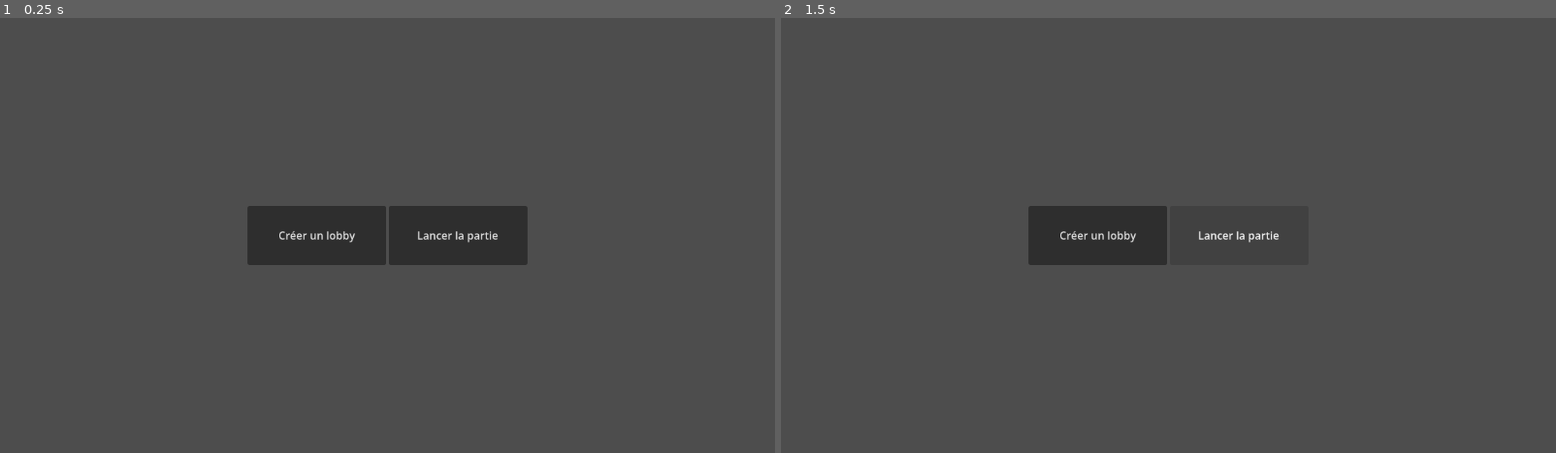
Above: before the commit, frames 1-2 (left to right).
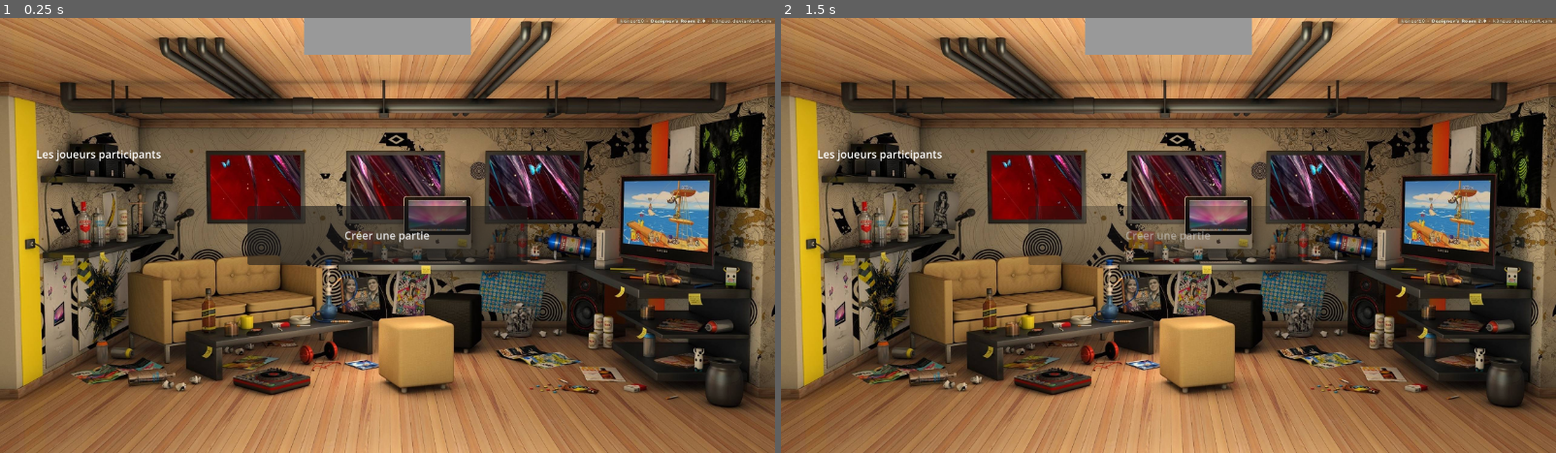
Above: after the commit, the same moments.

Repository: NyHaja/Minivilles
Game: Godot game, scene res://Lobby/Lobby.tscn
Two runs of this game, one before a commit and one after it. Both use one fixed random seed, a clock stepped at 60 frames per second and the inputs below. Before the commit the project starts from res://Lobby/CreateLobby.tscn.
Inputs (mouse positions are in pixels of both pictures, inside the frame that each line leads up to):
- Up to frame 1 (0.25 s): no input
- Up to frame 2 (1.5 s): click (1098, 235) at 0.5 s, where only the run before the commit has a clickable "Créer un lobby"; click (1238, 235) at 1.25 s, where only the run before the commit has a clickable "Lancer la partie"

The runs differ from the first frame. In frame 1, 93% of the frame differs, in the area x 0-100%, y 0-100%; in frame 2, 94%.

Commit message:
Script pour rejoindre un lobby avec une interface pour le test

Diff:
--- a/client/Lobby/CreateLobby.tscn
+++ /dev/null
@@ -1,44 +0,0 @@
-[gd_scene format=3 uid="uid://cwbegnjp7or2k"]
-
-[ext_resource type="Script" uid="uid://b4r2tl07k3wmq" path="res://Lobby/create_lobby.gd" id="1_3sipx"]
-[ext_resource type="Script" uid="uid://capsexgjolf2s" path="res://Lobby/lobby_handler.gd" id="2_jxemi"]
-
-[node name="CreateLobby" type="Control" unique_id=1509636319]
-layout_mode = 3
-anchors_preset = 15
-anchor_right = 1.0
-anchor_bottom = 1.0
-grow_horizontal = 2
-grow_vertical = 2
-script = ExtResource("1_3sipx")
-
-[node name="LobbyHandler" type="Node" parent="." unique_id=1315000443]
-script = ExtResource("2_jxemi")
-
-[node name="HBoxContainer" type="HBoxContainer" parent="." unique_id=833204464]
-physics_interpolation_mode = 0
-layout_mode = 1
-anchors_preset = 8
-anchor_left = 0.5
-anchor_top = 0.5
-anchor_right = 0.5
-anchor_bottom = 0.5
-offset_left = -208.0
-offset_top = -44.0
-offset_right = 208.0
-offset_bottom = 44.0
-grow_horizontal = 2
-grow_vertical = 2
-
-[node name="Button" type="Button" parent="HBoxContainer" unique_id=1942461313]
-layout_mode = 2
-size_flags_horizontal = 3
-text = "Créer un lobby"
-
-[node name="Button2" type="Button" parent="HBoxContainer" unique_id=1090885007]
-layout_mode = 2
-size_flags_horizontal = 3
-text = "Lancer la partie"
-
-[connection signal="pressed" from="HBoxContainer/Button" to="." method="_on_btn_creer_lobby_pressend"]
-[connection signal="pressed" from="HBoxContainer/Button2" to="." method="_on_btn_lancer_pressed"]
--- /dev/null
+++ b/client/Lobby/JoinLobby.tscn
@@ -0,0 +1,82 @@
+[gd_scene format=3 uid="uid://cntghkq123mhl"]
+
+[ext_resource type="Script" uid="uid://bgx2imxhnmx27" path="res://Lobby/join_lobby.gd" id="1_w2p64"]
+[ext_resource type="Script" uid="uid://capsexgjolf2s" path="res://Lobby/lobby_handler.gd" id="2_w2p64"]
+[ext_resource type="Texture2D" uid="uid://bdbipddem7pli" path="res://1027254.jpg" id="3_w2p64"]
+
+[node name="JoinLobby" type="Control" unique_id=1509636319]
+layout_mode = 3
+anchors_preset = 15
+anchor_right = 1.0
+anchor_bottom = 1.0
+grow_horizontal = 2
+grow_vertical = 2
+script = ExtResource("1_w2p64")
+
+[node name="LobbyHandler" type="Node" parent="." unique_id=1315000443]
+script = ExtResource("2_w2p64")
+
+[node name="TextureRect" type="TextureRect" parent="." unique_id=4052418]
+layout_mode = 1
+anchors_preset = 15
+anchor_right = 1.0
+anchor_bottom = 1.0
+grow_horizontal = 2
+grow_vertical = 2
+texture = ExtResource("3_w2p64")
+expand_mode = 1
+
+[node name="LineEdit" type="LineEdit" parent="." unique_id=1506851885]
+layout_mode = 1
+anchors_preset = 5
+anchor_left = 0.5
+anchor_right = 0.5
+offset_left = -169.0
+offset_top = 83.0
+offset_right = 157.0
+offset_bottom = 182.0
+grow_horizontal = 2
+theme_override_font_sizes/font_size = 30
+placeholder_text = "Entrer le code"
+alignment = 1
+
+[node name="HBoxContainer" type="HBoxContainer" parent="." unique_id=833204464]
+physics_interpolation_mode = 0
+layout_mode = 1
+anchors_preset = 8
+anchor_left = 0.5
+anchor_top = 0.5
+anchor_right = 0.5
+anchor_bottom = 0.5
+offset_left = -208.0
+offset_top = -44.0
+offset_right = 208.0
+offset_bottom = 44.0
+grow_horizontal = 2
+grow_vertical = 2
+
+[node name="retour" type="Button" parent="HBoxContainer" unique_id=1942461313]
+layout_mode = 2
+size_flags_horizontal = 3
+text = "Retour écran d'acceuil"
+
+[node name="rejoindre" type="Button" parent="HBoxContainer" unique_id=1090885007]
+layout_mode = 2
+size_flags_horizontal = 3
+text = "Rejoindre une Partie"
+
+[node name="Label" type="Label" parent="." unique_id=291120639]
+layout_mode = 1
+anchors_preset = 5
+anchor_left = 0.5
+anchor_right = 0.5
+offset_left = -20.0
+offset_right = 20.0
+offset_bottom = 23.0
+grow_horizontal = 2
+theme_override_colors/font_color = Color(0.0627451, 0.1882353, 1, 1)
+theme_override_font_sizes/font_size = 25
+text = "Rejoindre une partie"
+
+[connection signal="pressed" from="HBoxContainer/retour" to="." method="_on_btn_retour_pressed"]
+[connection signal="pressed" from="HBoxContainer/rejoindre" to="." method="_on_btn_rejoindre_pressed"]
--- /dev/null
+++ b/client/Lobby/Lobby.tscn
@@ -0,0 +1,96 @@
+[gd_scene format=3 uid="uid://cwbegnjp7or2k"]
+
+[ext_resource type="Script" uid="uid://b4r2tl07k3wmq" path="res://Lobby/lobby.gd" id="1_6tm10"]
+[ext_resource type="Script" uid="uid://capsexgjolf2s" path="res://Lobby/lobby_handler.gd" id="2_jxemi"]
+[ext_resource type="Texture2D" uid="uid://cat5pu0nqhc7r" path="res://oYYBAFOzrWeAAqDAAAa7YKTPsTU699.jpg" id="3_6tm10"]
+
+[sub_resource type="StyleBoxFlat" id="StyleBoxFlat_6tm10"]
+
+[sub_resource type="LabelSettings" id="LabelSettings_6tm10"]
+font_size = 40
+outline_size = 8
+outline_color = Color(0, 0, 0, 1)
+
+[node name="Lobby" type="Control" unique_id=1509636319]
+layout_mode = 3
+anchors_preset = 15
+anchor_right = 1.0
+anchor_bottom = 1.0
+grow_horizontal = 2
+grow_vertical = 2
+script = ExtResource("1_6tm10")
+
+[node name="LobbyHandler" type="Node" parent="." unique_id=1315000443]
+script = ExtResource("2_jxemi")
+
+[node name="TextureRect" type="TextureRect" parent="." unique_id=4052418]
+layout_mode = 1
+anchors_preset = 15
+anchor_right = 1.0
+anchor_bottom = 1.0
+grow_horizontal = 2
+grow_vertical = 2
+texture = ExtResource("3_6tm10")
+expand_mode = 1
+
+[node name="LabelCode" type="Label" parent="." unique_id=291120639]
+layout_mode = 1
+anchors_preset = 5
+anchor_left = 0.5
+anchor_right = 0.5
+offset_left = -124.0
+offset_right = 124.0
+offset_bottom = 35.0
+grow_horizontal = 2
+theme_override_colors/font_color = Color(0.0627451, 0.1882353, 1, 1)
+theme_override_font_sizes/font_size = 25
+theme_override_styles/normal = SubResource("StyleBoxFlat_6tm10")
+label_settings = SubResource("LabelSettings_6tm10")
+horizontal_alignment = 1
+
+[node name="ListeJoueurs" type="VBoxContainer" parent="." unique_id=594850943]
+layout_mode = 0
+offset_left = 54.0
+offset_top = 191.0
+offset_right = 240.0
+offset_bottom = 218.0
+
+[node name="Label" type="Label" parent="ListeJoueurs" unique_id=1612891009]
+layout_mode = 2
+text = "Les joueurs participants"
+horizontal_alignment = 1
+
+[node name="PanelContainer" type="PanelContainer" parent="ListeJoueurs" unique_id=152157411]
+layout_mode = 2
+size_flags_vertical = 3
+
+[node name="ListeJoueurs1" type="VBoxContainer" parent="ListeJoueurs/PanelContainer" unique_id=1552618237]
+layout_mode = 2
+
+[node name="HBoxContainer" type="HBoxContainer" parent="." unique_id=833204464]
+physics_interpolation_mode = 0
+layout_mode = 1
+anchors_preset = 8
+anchor_left = 0.5
+anchor_top = 0.5
+anchor_right = 0.5
+anchor_bottom = 0.5
+offset_left = -208.0
+offset_top = -44.0
+offset_right = 208.0
+offset_bottom = 44.0
+grow_horizontal = 2
+grow_vertical = 2
+
+[node name="creer" type="Button" parent="HBoxContainer" unique_id=1942461313]
+layout_mode = 2
+size_flags_horizontal = 3
+text = "Créer une partie"
+
+[node name="lancer" type="Button" parent="HBoxContainer" unique_id=1090885007]
+layout_mode = 2
+size_flags_horizontal = 3
+text = "Lancer la Partie"
+
+[connection signal="pressed" from="HBoxContainer/creer" to="." method="_on_btn_creer_lobby_pressed"]
+[connection signal="pressed" from="HBoxContainer/lancer" to="." method="_on_btn_lancer_pressed"]
--- a/client/Lobby/create_lobby.gd
+++ /dev/null
@@ -1,32 +0,0 @@
-extends Control
-
-
-# Called when the node enters the scene tree for the first time.
-func _ready() -> void:
-	NetworkManager.message_recu.connect(_on_message)
-	NetworkManager.connecte.connect(_on_connecte)
-
-
-# Called every frame. 'delta' is the elapsed time since the previous frame.
-func _on_connecte():
-	NetworkManager.envoyer({
-		"action": "authentification",
-		"email": "hajar@gmail.Com",
-		"password": "mdp"
-	})
-
-# Bouton pour créer un lobby
-func _on_btn_creer_lobby_pressend():
-	$LobbyHandler.creer_lobby("Partie Test", 4, false)
-
-# Bouton pour lancer la partie
-func _on_btn_lancer_pressed():
-	$LobbyHandler.lancer_partie()
-
-func _on_message(data: Dictionary):
-	match data.get("action_reply", ""):
-		"authentification":
-			if data.get("status") == "success":
-				print("[TEST] Login OK - joueur : ", data.get("played_id"))
-			else:
-				print("TEST Login échoué : ", data.get("message"))
--- /dev/null
+++ b/client/Lobby/join_lobby.gd
@@ -0,0 +1,47 @@
+extends Control
+
+
+# Called when the node enters the scene tree for the first time.
+func _ready() -> void:
+	NetworkManager.message_recu.connect(_on_message)
+	NetworkManager.connecte.connect(_on_connecte)
+
+func _on_connecte():
+	NetworkManager.envoyer({
+		"action": "authentification",
+		"email": "testlobby@test.com",
+		"password": "test1234"
+	})
+
+func _on_btn_rejoindre_pressed():
+	var code = $LineEdit.text.strip_edges().to_upper()
+
+	if code.length() != 6:
+		print("[JoinLobby] Code invalide - doit faire 6 caractères")
+		return
+
+	$LobbyHandler.rejoindre_lobby(code)
+
+func _on_btn_retour_pressed():
+	get_tree().change_scene_to_file("res://main_client.tscn")
+
+# Called every frame. 'delta' is the elapsed time since the previous frame.
+func _on_message(data: Dictionary):
+	match  data.get("type", ""):
+		"lobby_mis_a_jour":
+			_on_lobby_rejoint(data)
+		"game_demarre":
+			get_tree().change_scene_to_file("res://main_client.tscn")
+
+	# Erreur
+	if data.get("action_reply") == "join_lobby" and data.get("status") == "error":
+		var message = data.get("message", "Erreur inconnue")
+		print("[JoinLobby] Erreur : ", message)
+
+func _on_lobby_rejoint(data: Dictionary):
+	var d = data.get("data", {})
+	var joueur = d.get("joueur", [])
+	print("[JoinLobby] Lobby rejoint ! Joueurs : ", joueur)
+	# TODO : affiche la liste des joueurs dans l'UI
+	# TODO  : change de scène vers la salle d'attente
+	get_tree().change_scene_to_file("res://Lobby/Lobby.tscn")
--- /dev/null
+++ b/client/Lobby/lobby.gd
@@ -0,0 +1,63 @@
+extends Control
+
+
+# Called when the node enters the scene tree for the first time.
+func _ready():
+	NetworkManager.message_recu.connect(_on_message)
+	NetworkManager.connecte.connect(_on_connecte)
+	# ------------ signal ----------------------------
+	$LobbyHandler.joueur_mis_a_jour.connect(_on_joueurs_mis_a_jour)
+	$LobbyHandler.lobby_creer_signal.connect(_on_lobby_cree)
+	# ------------------------------------------------
+	#affiche le code du lobby
+	$HBoxContainer/lancer.visible = $LobbyHandler.is_host()
+
+	var lobby_id = $LobbyHandler.get_lobby_id()
+	if lobby_id != "":
+		$LabelCode.text = lobby_id
+		_rafraichir_liste($LobbyHandler.get_joueurs())
+
+	$HBoxContainer/lancer.visible = $LobbyHandler.is_host()
+
+func _on_lobby_cree(lobby_id: String):
+	$LabelCode.text = lobby_id
+	$HBoxContainer/creer.disabled = false
+	# Afficher le host dans la liste imédiatement
+	_rafraichir_liste($LobbyHandler.get_joueurs())
+
+# Called every frame. 'delta' is the elapsed time since the previous frame.
+func _on_connecte():
+	NetworkManager.envoyer({
+		"action": "authentification",
+		"email": "hajar@gmail.Com",
+		"password": "mdp"
+	})
+
+# Bouton pour créer un lobby
+func _on_btn_creer_lobby_pressed():
+	$HBoxContainer/creer.disabled = true  # éviter les doubles clics
+	$LobbyHandler.creer_lobby("Partie", 4, false)
+
+# Bouton pour lancer la partie
+func _on_btn_lancer_pressed():
+	$LobbyHandler.lancer_partie()
+
+func _on_message(data: Dictionary):
+	match data.get("action_reply", ""):
+		"authentification":
+			if data.get("status") == "success":
+				print("[TEST] Login OK - joueur : ", data.get("played_id"))
+			else:
+				print("TEST Login échoué : ", data.get("message"))
+
+func _on_joueurs_mis_a_jour(joueurs :Array):
+	_rafraichir_liste(joueurs)
+
+func _rafraichir_liste(joueurs: Array):
+	for enfant in $ListeJoueurs/PanelContainer/ListeJoueurs1.get_children():
+		enfant.queue_free()
+
+	for joueur in joueurs:
+		var label = Label.new()
+		label.text = "Joueur : "+ str(joueur)
+		$ListeJoueurs/PanelContainer/ListeJoueurs1.add_child(label)
--- a/client/Lobby/lobby_handler.gd
+++ b/client/Lobby/lobby_handler.gd
@@ -1,4 +1,7 @@
 extends Node
+
+signal joueur_mis_a_jour(joueurs: Array)
+signal lobby_creer_signal(lobby_id: String)
 
 # ----------------------------------------------------------------
 # VARIABLES
@@ -67,9 +70,11 @@
 	if not est_host:
 		print("[LobbyHandler] Seul le host peut lancer la partie")
 		return
-	##if joueurs.size() < 2:
-		##print("[LobbyHandler] Il faut au moins 2 joueurs")
-		#return
+
+	if joueurs.size() < 2:
+		print("[LobbyHandler] Il faut au moins 2 joueurs")
+		return
+
 	NetworkManager.envoyer({
 		"action":"create_game",
 		"token": NetworkManager.get_token(),
@@ -86,12 +91,14 @@
 	est_host = true
 	joueurs = d.get("joueurs", [])
 	print("[Lobbyhandler] Lobby créé : ", lobby_id)
+	lobby_creer_signal.emit(lobby_id)
 	# TODO : afficher le code loby dans l'UI
 
 func _on_lobby_mis_a_jour(data: Dictionary):
 	var d = data.get("data", {})
 	joueurs = d.get("joueurs", [])
 	print("[LobbyHandler] Joueur : ", joueurs)
+	joueur_mis_a_jour.emit(joueurs)
 	# TODO : rafraîchir la liste des joueurs dans l'UI
 
 func _on_game_demarre(data: Dictionary):
--- /dev/null
+++ b/client/Lobby/lobby_handler.tscn
@@ -0,0 +1,6 @@
+[gd_scene format=3 uid="uid://dwwmslquu4trm"]
+
+[ext_resource type="Script" uid="uid://capsexgjolf2s" path="res://Lobby/lobby_handler.gd" id="1_ucpyf"]
+
+[node name="LobbyHandler" type="Node" unique_id=1129409714]
+script = ExtResource("1_ucpyf")
Binary file added: client/1027254.jpg
Not shown, added: client/1027254.jpg.import
Not shown, added: client/Lobby/join_lobby.gd.uid
Renamed: client/Lobby/create_lobby.gd.uid -> client/Lobby/lobby.gd.uid
Binary file added: client/oYYBAFOzrWeAAqDAAAa7YKTPsTU699.jpg
Not shown, added: client/oYYBAFOzrWeAAqDAAAa7YKTPsTU699.jpg.import
